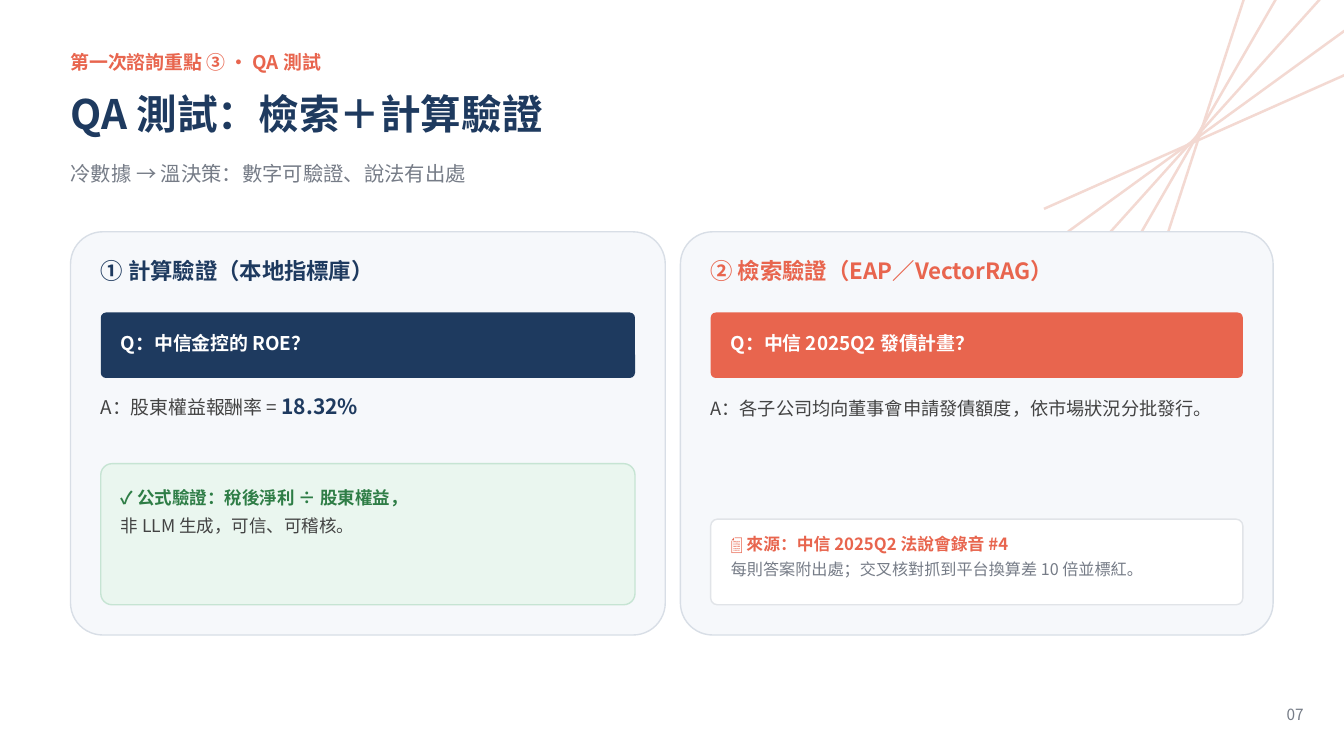
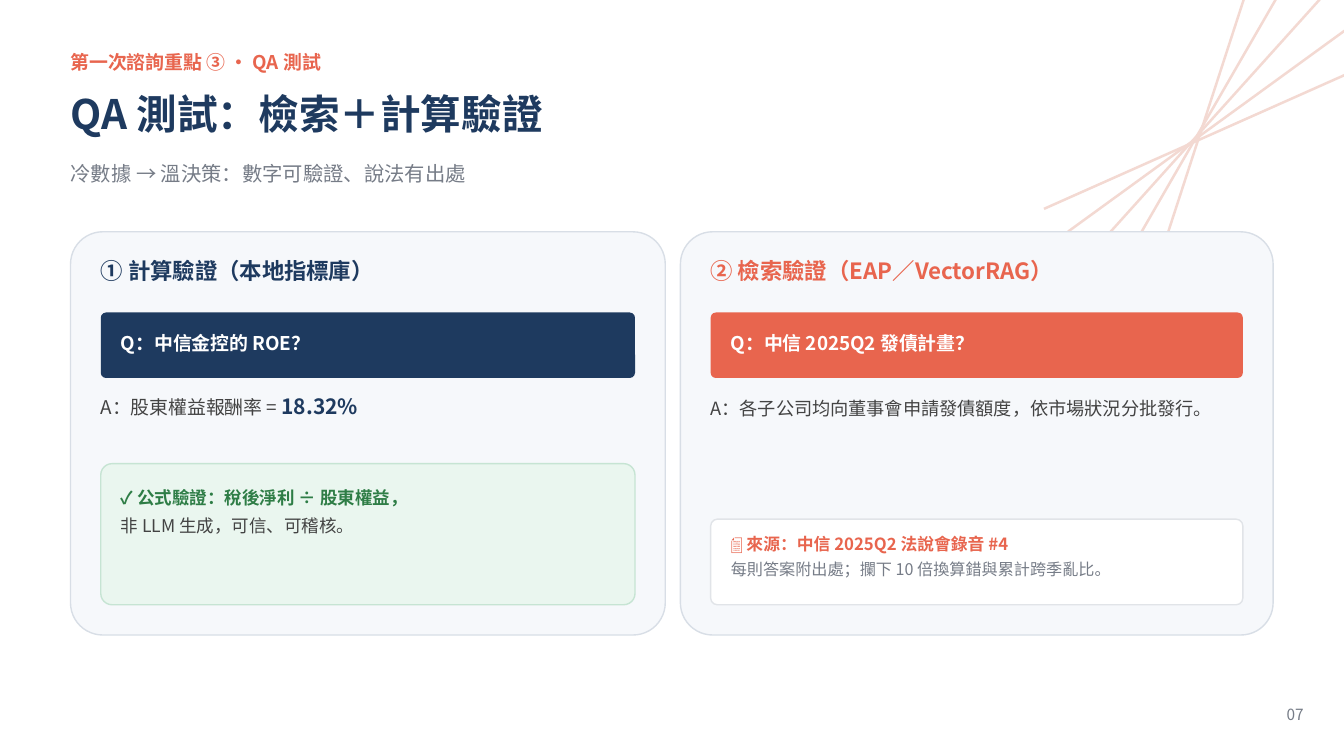
Before and after one commit to WangChiaChen/hybrid-rag-project, a slide deck: slide 7 of 顧問簡報_升級版.pptx. Drawn at 1344x756 pixels with LibreOffice and Linux fonts; fonts in the diff are those of the drawing. Boxes give left, top, right and bottom in pixels: in the first picture for what was removed or moved away, otherwise in the second. Text is boxed around its words. In the diff, an @@ line names an element or a change of style, - is before the commit and + after.

```diff
--- a/顧問簡報_升級版.pptx
+++ b/顧問簡報_升級版.pptx
@@ text at (731, 561, 1110, 578): text changed @@
-每則答案附出處；交叉核對抓到平台換算差 10 倍並標紅。
+每則答案附出處；攔下 10 倍換算錯與累計跨季亂比。
```
Also in this commit, not shown: 1 other slide changed, 2 other files.
